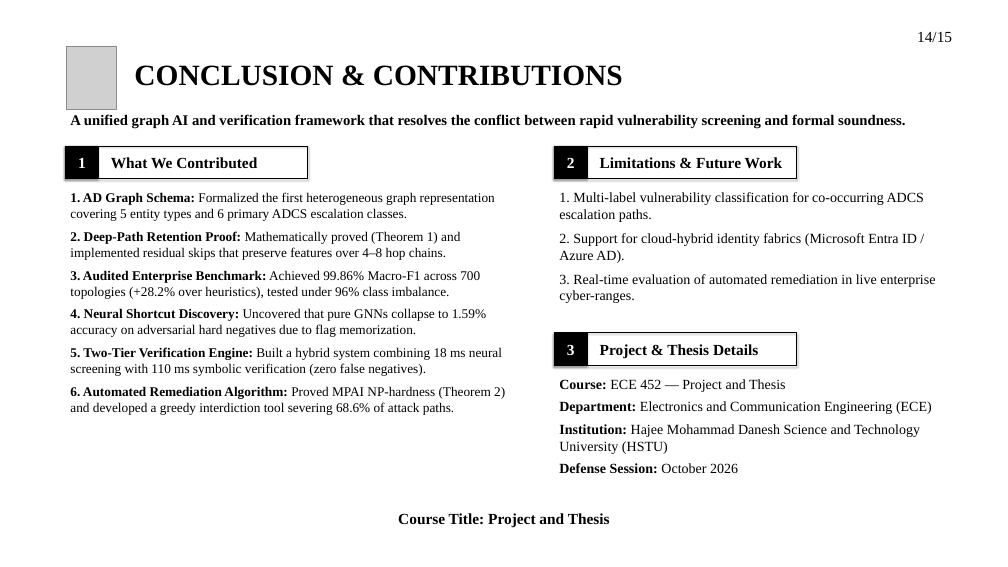
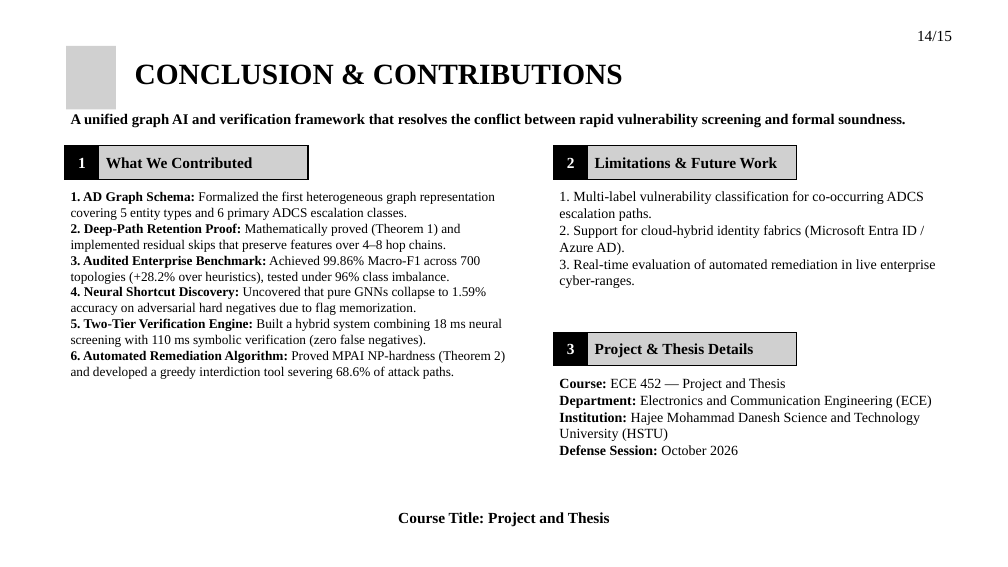
Before and after one commit to hasanshahriar32/GOAD, a slide deck: slide 16 of thesis_paper/certgraph_thesis_defense.pptx (slide 14 before the commit). Drawn at 1008x567 pixels with LibreOffice and Linux fonts; fonts in the diff are those of the drawing; grey boxes stand for pictures; background and template pictures are left out. Boxes give left, top, right and bottom in pixels: in the first picture for what was removed or moved away, otherwise in the second. Text is boxed around its words. In the diff, an @@ line names an element or a change of style, - is before the commit and + after.

Commit message:
feat: add slide diagram generation scripts and update presentation figures and layouts

```diff
--- a/thesis_paper/certgraph_thesis_defense.pptx
+++ b/thesis_paper/certgraph_thesis_defense.pptx
@@ line spacing 1 to 26.4pt in 4 elements at (106, 157, 252, 169), (595, 157, 778, 169), (595, 343, 753, 358), (917, 31, 952, 41) @@
@@ picture at (66, 46, 116, 109): outline redrawn @@
@@ text "CONCLUSION & CONTRIBUTIONS" at (135, 64, 623, 85): line spacing 1 to 50.4pt @@
@@ text "A unified graph AI and ..." at (71, 113, 905, 127): line spacing 1 to 25.2pt @@
@@ picture added at (65, 146, 308, 179) @@
@@ freeform shape added at (65, 146, 99, 179), fill #000000, outline #000000 1.5 pt @@
@@ rectangle removed at (66, 146, 307, 179) @@
@@ picture added at (106, 146, 305, 179) @@
@@ 3 texts: place and size @@
-3 texts at (66, 146, 587, 365)
+3 texts at (78, 157, 575, 354)
@@ line spacing 1 to 26.4pt; fill #000000 to none; outline #000000 1.5 pt to none; shadow off in 3 elements at (567, 343, 575, 354), (78, 157, 86, 168), (567, 158, 575, 168) @@
@@ rectangle removed at (554, 146, 796, 179) @@
@@ picture added at (554, 146, 797, 179) @@
@@ freeform shape added at (554, 146, 588, 179), fill #000000, outline #000000 1.5 pt @@
@@ picture added at (595, 146, 794, 179) @@
@@ text "1. AD Graph Schema: Formalized ..." at (71, 191, 505, 379): line spacing 1 to 22.8pt; less space between paragraphs @@
@@ text "1. Multi-label vulnerability classification for ..." at (559, 191, 935, 288): line spacing 1 to 24pt; less space between paragraphs @@
@@ rectangle removed at (554, 333, 796, 365) @@
@@ picture added at (554, 332, 797, 366) @@
@@ freeform shape added at (554, 332, 588, 366), fill #000000, outline #000000 1.5 pt @@
@@ picture added at (595, 333, 794, 365) @@
@@ text "Course: ECE 452 — Project ..." at (559, 378, 932, 455): line spacing 1 to 24pt; less space between paragraphs @@
```
Also in this commit, not shown: 12 other slides changed, 3 slides added, 1 slide removed, 15 other files.
